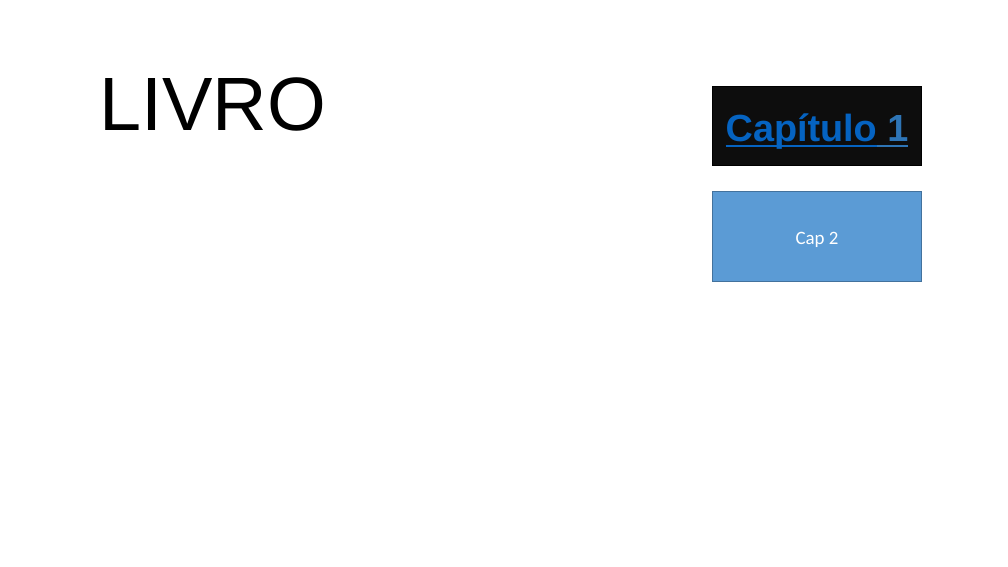
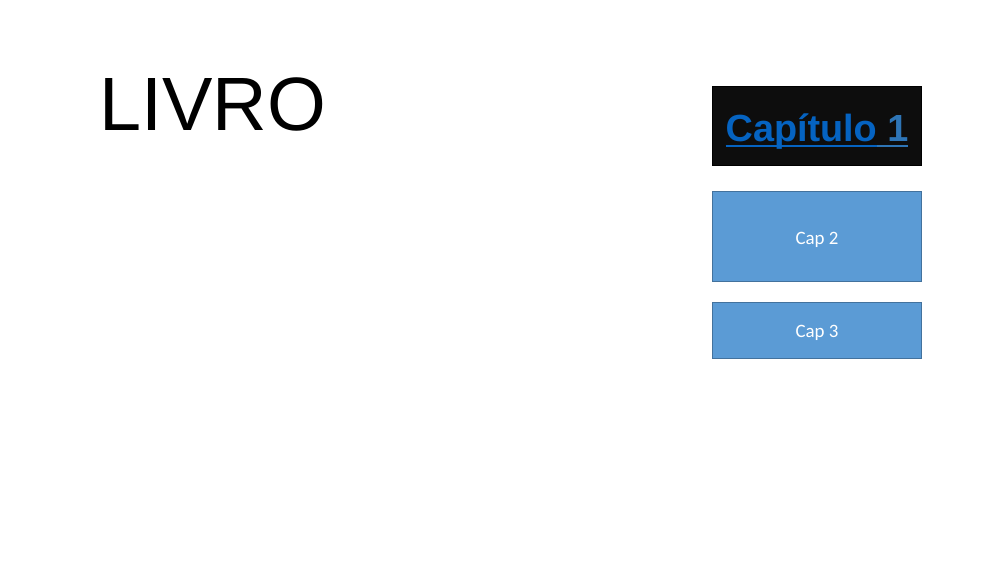
Before and after one commit to luanacae22/Livro-Novo, a slide deck: slide 1 of Livro.pptx. Drawn at 1008x567 pixels with LibreOffice and Linux fonts; fonts in the diff are those of the drawing. Boxes give left, top, right and bottom in pixels: in the first picture for what was removed or moved away, otherwise in the second. Text is boxed around its words. In the diff, an @@ line names an element or a change of style, - is before the commit and + after.

```diff
--- a/Livro.pptx
+++ b/Livro.pptx
@@ rectangle added at (x1=712, y1=302, x2=922, y2=358), fill #5B9BD5, outline #43739E 1 pt, 18 pt, text #FFFFFF @@
+Cap 3
```
Also in this commit, not shown: 1 other file.
